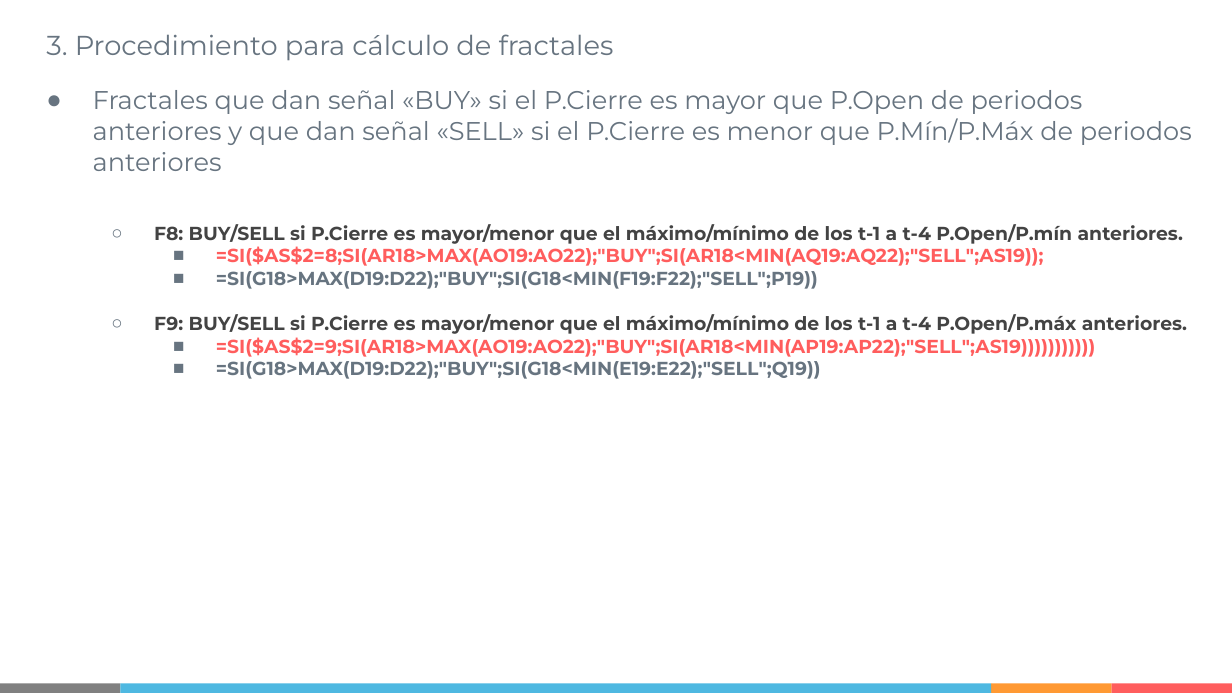
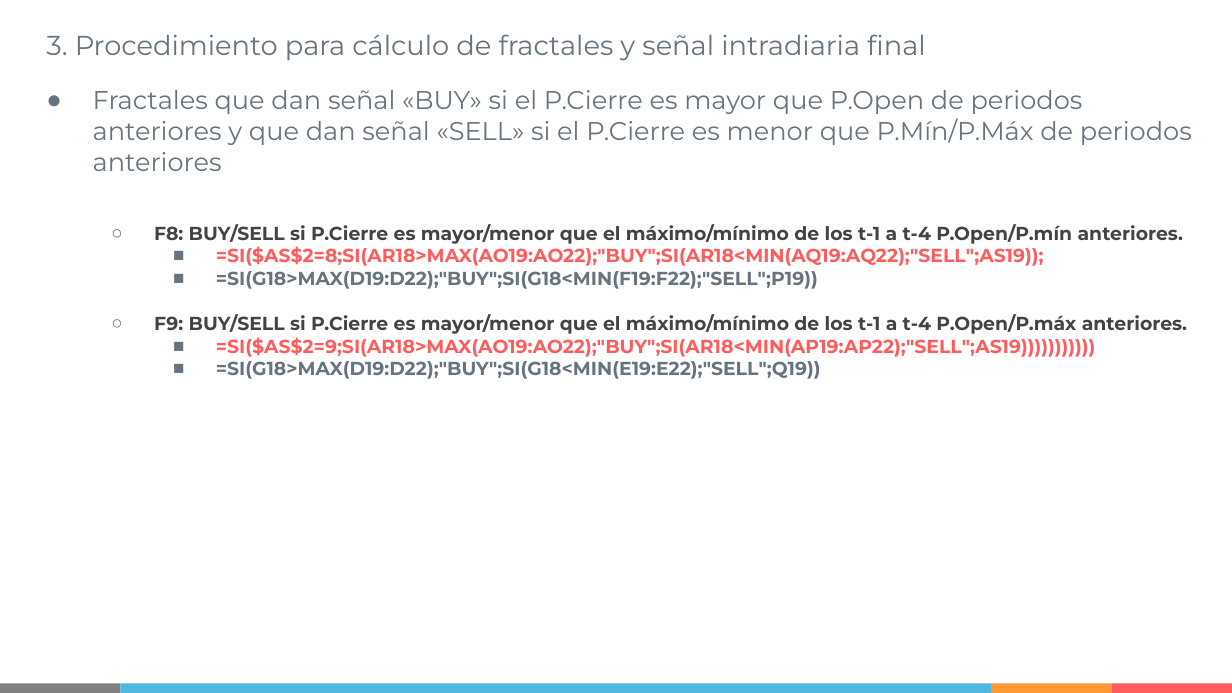
Before and after one commit to IISOS/Swell_2_Optimizacion_estrategias, a slide deck: slide 13 of Presentaciones/Swell - Optimización de estrategias - R2 (19-02-2021).pptx. Drawn at 1232x693 pixels with LibreOffice and Linux fonts; fonts in the diff are those of the drawing. Boxes give left, top, right and bottom in pixels: in the first picture for what was removed or moved away, otherwise in the second. Text is boxed around its words. In the diff, an @@ line names an element or a change of style, - is before the commit and + after.

```diff
--- a/Presentaciones/Swell - Optimización de estrategias - R2 (19-02-2021).pptx
+++ b/Presentaciones/Swell - Optimización de estrategias - R2 (19-02-2021).pptx
@@ text at (x1=46, y1=34, x2=926, y2=61): text changed @@
-3. Procedimiento para cálculo de fractales
+3. Procedimiento para cálculo de fractales y señal intradiaria final
```
Also in this commit, not shown: 2 other slides changed, 3 slides added, 6 other files.
